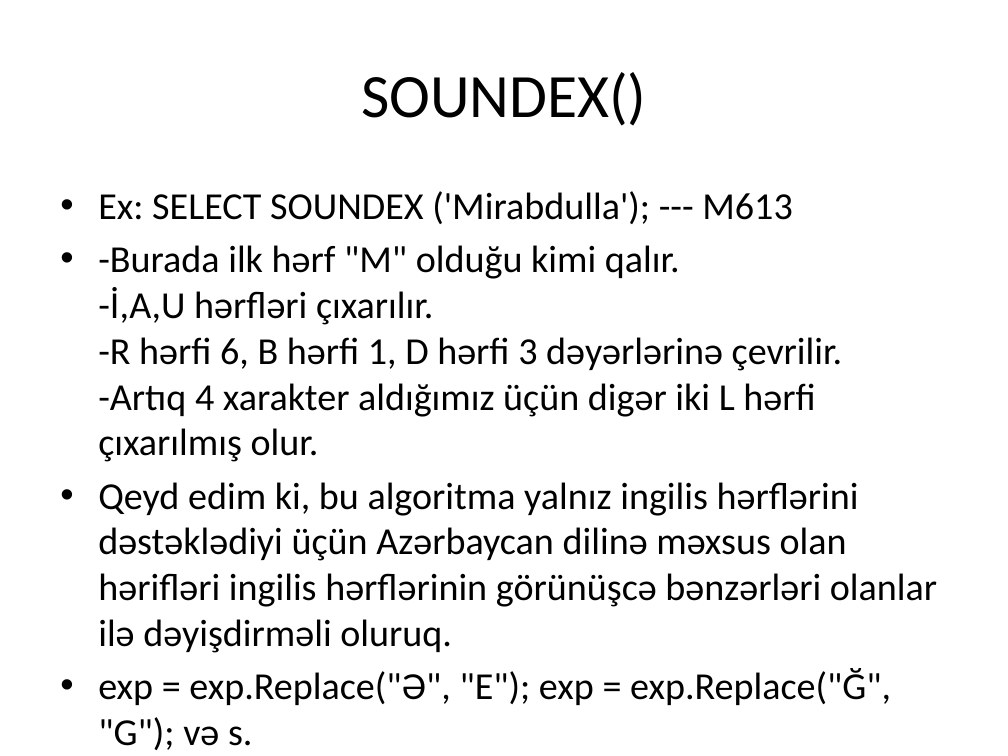
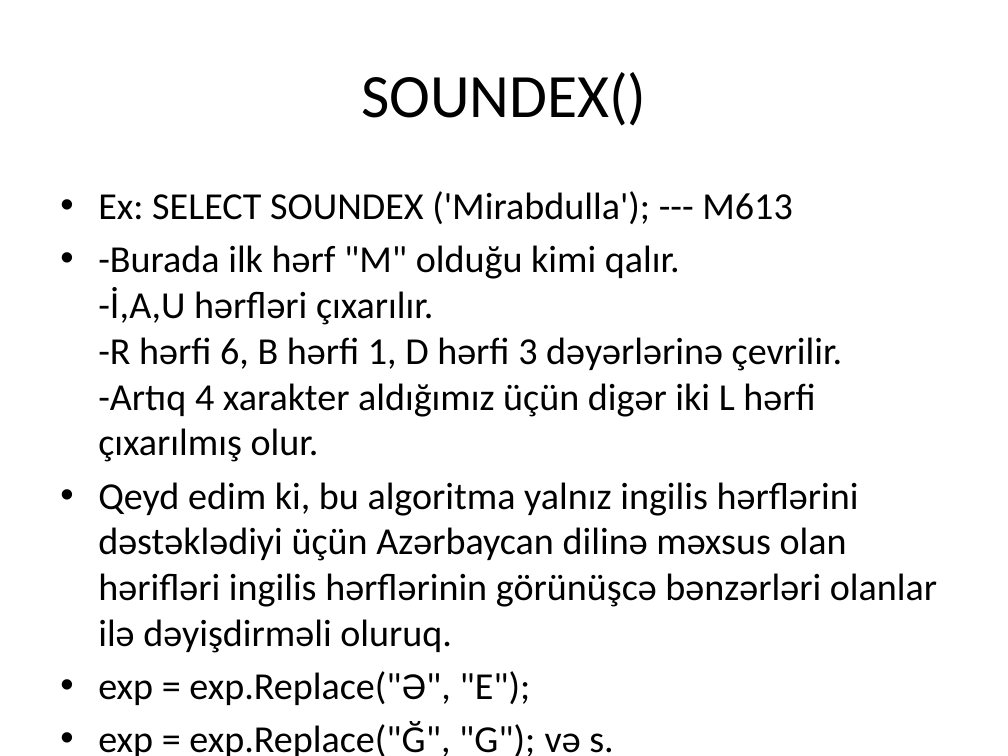
Before and after one commit to s-jamal/P202-25.04.2017, a slide deck: slide 19 of sql string functions.pptx. Drawn at 1008x756 pixels with LibreOffice and Linux fonts; fonts in the diff are those of the drawing. Boxes give left, top, right and bottom in pixels: in the first picture for what was removed or moved away, otherwise in the second. Text is boxed around its words. In the diff, an @@ line names an element or a change of style, - is before the commit and + after.

```diff
--- a/sql string functions.pptx
+++ b/sql string functions.pptx
@@ text at [98, 671, 613, 756]: text changed @@
-• exp = exp.Replace("Ə", "E"); exp = exp.Replace("Ğ", "G"); və s.
+• exp = exp.Replace("Ə", "E");
+• exp = exp.Replace("Ğ", "G"); və s.
```
Also in this commit, not shown: 9 other slides changed.
